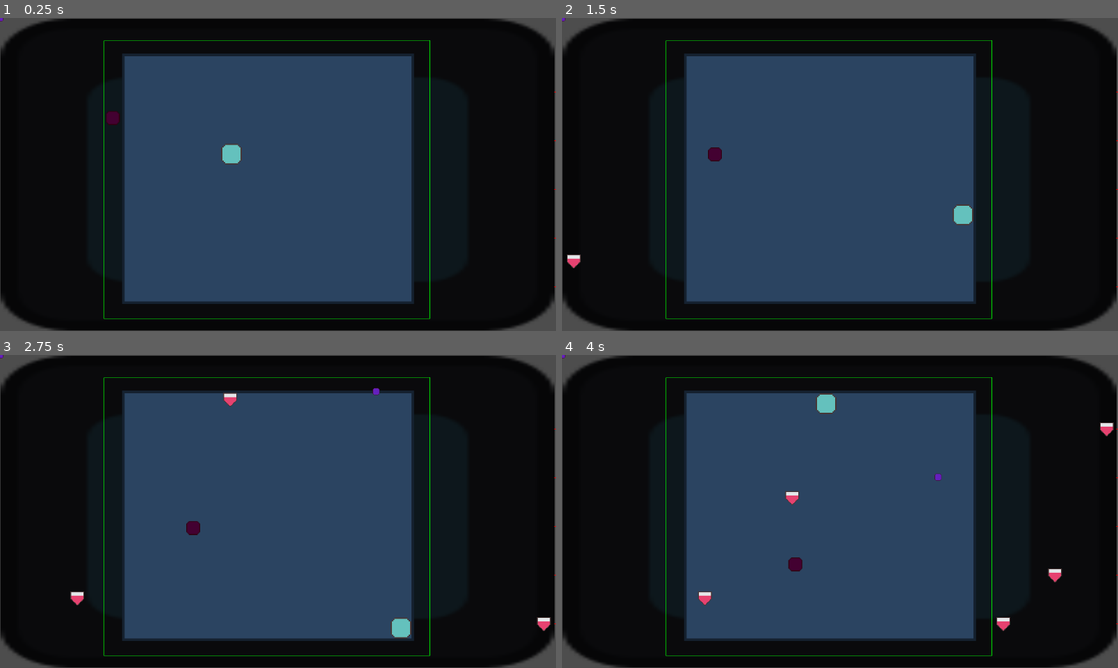
Above: before the commit, frames 1-4 (two rows, left to right).
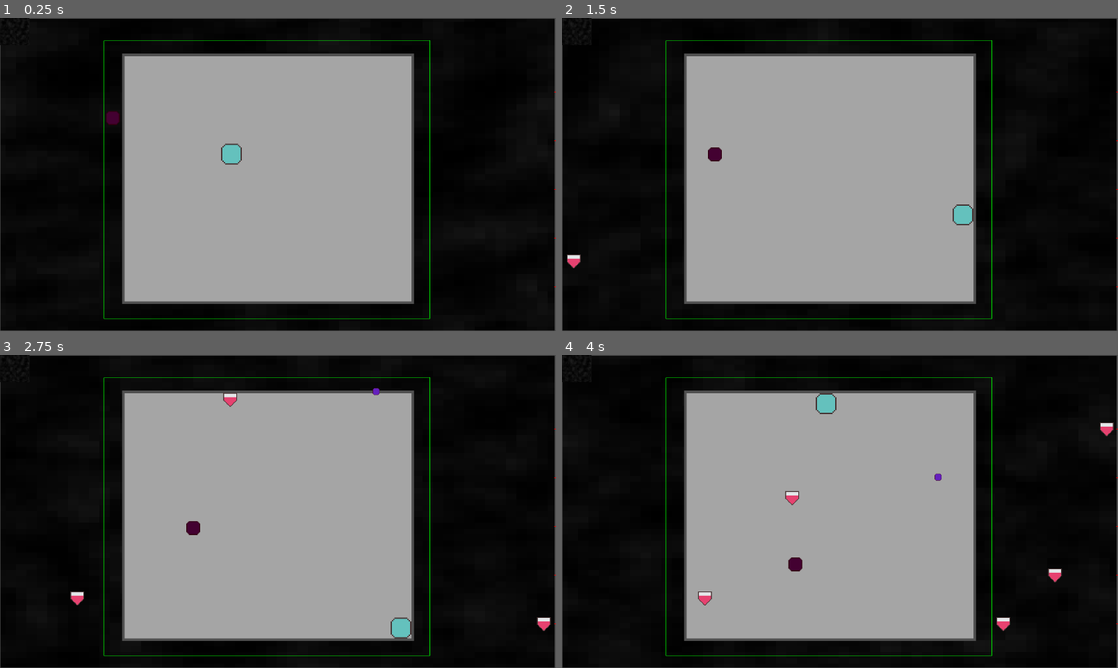
Above: after the commit, the same moments.

Repository: NathanPip/only-one
Game: Godot game, scene res://scenes/game.tscn
Same seed, same stepped clock (60 frames per second), same inputs: the game is played once before the commit and once after it. The engine's default icon, where the game draws it, is replaced by a stand-in: a white triangle on a blue panel in a dark square.
Inputs:
- Up to frame 1 (0.25 s): no input
- Up to frame 2 (1.5 s): hold D (move_right) 0.53-1.28 s; hold Space (action) 0.53-1.28 s; hold S (move_down) from 1.28 s (still down); tap Space (action) at 1.35 s
- Up to frame 3 (2.75 s): release S (move_down) at 2.03 s; hold D (move_right) from 2.03 s (still down); hold Space (action) from 2.03 s (still down)
- Up to frame 4 (4 s): release D (move_right) at 2.78 s; release Space (action) at 2.78 s; hold W (move_up) 2.78-3.53 s; tap Space (action) at 2.85 s; hold A (move_left) from 3.53 s (still down); hold Space (action) from 3.53 s (still down)

The runs differ from the first frame. In frame 1, 46% of the frame differs, in the area x 0-100%, y 0-100%; in frame 2, 45%; in frame 3, 44%; in frame 4, 45%.

Commit message:
background shader

Diff:
--- a/scenes/game.tscn
+++ b/scenes/game.tscn
@@ -12,15 +12,48 @@
 [ext_resource type="PackedScene" uid="uid://c882ticor1lf5" path="res://scenes/ex.tscn" id="10_dinhu"]
 [ext_resource type="PackedScene" uid="uid://b6en02fd8qgil" path="res://scenes/ex_border.tscn" id="11_kvuet"]
 
+[sub_resource type="FastNoiseLite" id="FastNoiseLite_kvpfn"]
+
+[sub_resource type="NoiseTexture2D" id="NoiseTexture2D_dinhu"]
+noise = SubResource("FastNoiseLite_kvpfn")
+
+[sub_resource type="FastNoiseLite" id="FastNoiseLite_kvuet"]
+
+[sub_resource type="NoiseTexture2D" id="NoiseTexture2D_trtic"]
+noise = SubResource("FastNoiseLite_kvuet")
+
 [sub_resource type="ShaderMaterial" id="ShaderMaterial_kvuet"]
 shader = ExtResource("5_kvpfn")
-shader_parameter/pixelate_amt = 0.0
+shader_parameter/noise = SubResource("NoiseTexture2D_dinhu")
+shader_parameter/noise2 = SubResource("NoiseTexture2D_trtic")
+shader_parameter/speed = 0.09
+shader_parameter/lightness = 0.115
+shader_parameter/pixelate_amt = 53.16
 
 [sub_resource type="RectangleShape2D" id="RectangleShape2D_4v5xx"]
 size = Vector2(19, 576)
 
 [sub_resource type="RectangleShape2D" id="RectangleShape2D_q5unj"]
 size = Vector2(665, 16)
+
+[sub_resource type="FastNoiseLite" id="FastNoiseLite_ir15t"]
+frequency = 0.0126
+
+[sub_resource type="NoiseTexture2D" id="NoiseTexture2D_ca42v"]
+noise = SubResource("FastNoiseLite_ir15t")
+
+[sub_resource type="FastNoiseLite" id="FastNoiseLite_rysoc"]
+
+[sub_resource type="NoiseTexture2D" id="NoiseTexture2D_ssvqc"]
+noise = SubResource("FastNoiseLite_rysoc")
+
+[sub_resource type="ShaderMaterial" id="ShaderMaterial_264po"]
+shader = ExtResource("5_kvpfn")
+shader_parameter/noise = SubResource("NoiseTexture2D_ca42v")
+shader_parameter/noise2 = SubResource("NoiseTexture2D_ssvqc")
+shader_parameter/speed = 0.0
+shader_parameter/lightness = 0.2
+shader_parameter/pixelate_amt = 26.8
 
 [node name="Node2D" type="Node2D"]
 
@@ -42,7 +75,6 @@
 texture = ExtResource("2_6nrea")
 
 [node name="Sprite2D2" type="Sprite2D" parent="Game"]
-modulate = Color(0.263342, 0.413004, 0.586811, 1)
 texture_filter = 1
 position = Vector2(617, 370)
 scale = Vector2(3, 3)
@@ -101,3 +133,15 @@
 [node name="Ex_border" parent="Game" instance=ExtResource("11_kvuet")]
 position = Vector2(240, 52)
 size = Vector2(750, 640)
+
+[node name="GameOver" type="Control" parent="."]
+layout_mode = 3
+anchors_preset = 0
+offset_right = 40.0
+offset_bottom = 40.0
+
+[node name="ColorRect" type="ColorRect" parent="GameOver"]
+material = SubResource("ShaderMaterial_264po")
+layout_mode = 0
+offset_right = 68.0
+offset_bottom = 62.0
--- a/shaders/bg.gdshader
+++ b/shaders/bg.gdshader
@@ -1,6 +1,9 @@
 shader_type canvas_item;
 
 uniform sampler2D noise: repeat_enable;
+uniform sampler2D noise2: repeat_enable;
+uniform float speed;
+uniform float lightness = .2f;
 uniform float pixelate_amt;
 
 void vertex() {
@@ -9,7 +12,11 @@
 
 void fragment() {
 	vec2 pixel_uv = round(UV * pixelate_amt)/pixelate_amt;
-	vec4 noise_tex = texture(noise, vec2(pixel_uv.x, pixel_uv.y));
+	vec4 noise_tex = texture(noise, vec2(pixel_uv.x - TIME * speed, pixel_uv.y + TIME * speed));
+	vec4 noise_tex2 = texture(noise2, vec2(pixel_uv.x + TIME * speed, pixel_uv.y));
+	vec4 noise_combine = noise_tex * noise_tex2 * lightness;
+	noise_combine.a = 1.f;
+	COLOR = noise_combine;
 	// Called for every pixel the material is visible on.
 }
 
Not shown: 1 places in scenes/game.tscn that only renumber resources
